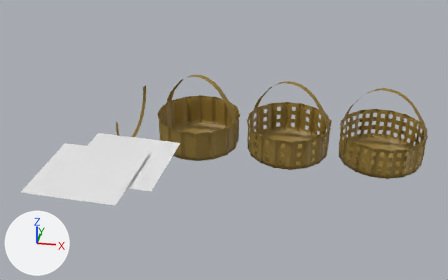
The Blender file 4_0_BasketWeave_GeometryNodes_March8th2024.blend, before and after one commit.
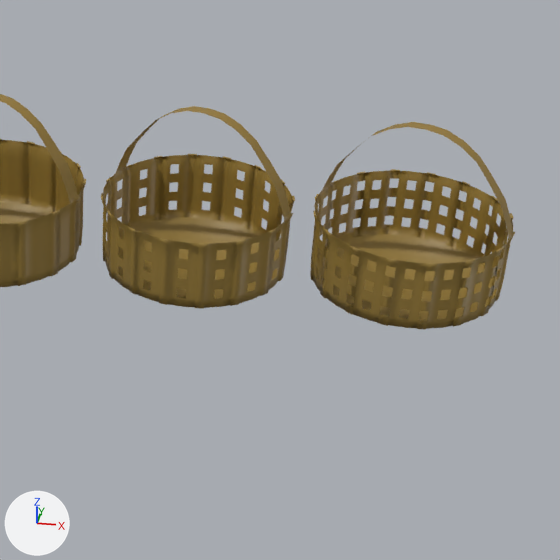
Old and new are each drawn whole from a camera (50 mm lens) standing at (4.71, -13.3, 7.86) and looking at (2.6, -1.52, 1.06) and again close up on the part from 45% to 100% of the width and 12% to 100% of the height. The axes (+X, +Y, +Z) are drawn at lower left. The lights are the same throughout.
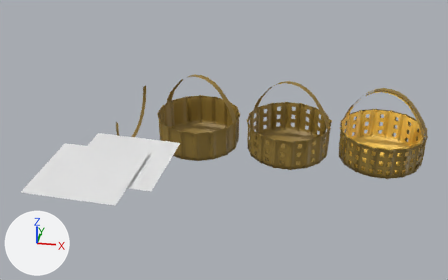
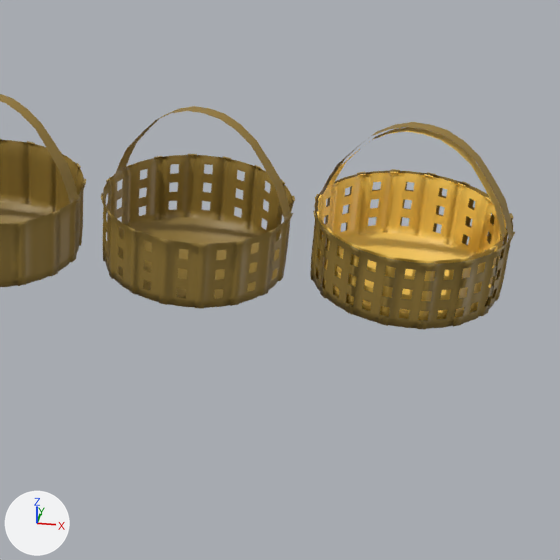
Boxes [x1, y1, x2, y2] around the edits, measured in the close-ups (560 x 560 px):
'Circle.003', added: after [316, 127, 507, 321]

Diff of the bpy script that builds the scene:
```diff
--- a/4_0_BasketWeave_GeometryNodes_March8th2024.blend.py
+++ b/4_0_BasketWeave_GeometryNodes_March8th2024.blend.py
@@ mat_material_004 @@
+mat_material_004 = principled_material('Material.004')
+mat_material_004.base_color = (0.949, 0.601, 0.105)  # yellow #f9cc5b
@@ me_circle_003 @@
+me_circle_003.from_pydata(...)  # 946 vertices, 809 faces, 1 loose edge; spans x -1.01..1.01, y -1.01..1.02, z -0.78..0.95
+me_circle_003.materials.append(mat_material_004)  # yellow #f9cc5b
@@ ob_circle_003 @@
+ob_circle_003 = bpy.data.objects.new('Circle.003', me_circle_003)
+ob_circle_003.location = (6.12, 0.0, 0.88)
+ob_circle_003.scale = (0.948, 0.948, 0.948)
```
